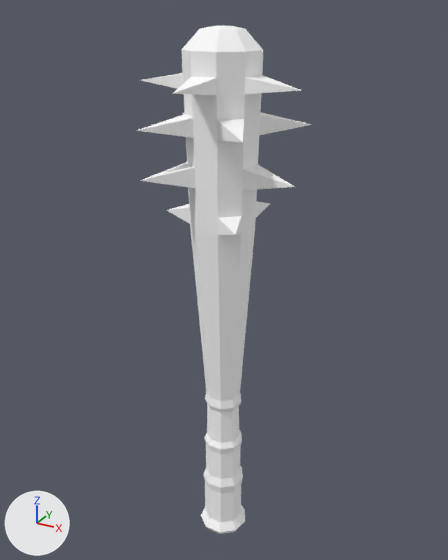
A saved change to the glTF model frontend/assets/models3d/packs/quaternius-fbx/club.glb.
Before and after are seen from a 50 mm camera at (0.92, -1.669, 1.407) aimed at (-0.02, 0.04, 0.552). Arrows for +X, +Y and +Z are at lower left; the lights stay in place. The picture after the commit comes second. Where no turn or scale is listed for an object, it has been applied to the vertices.

Names of what the first picture shows: 'Club'.
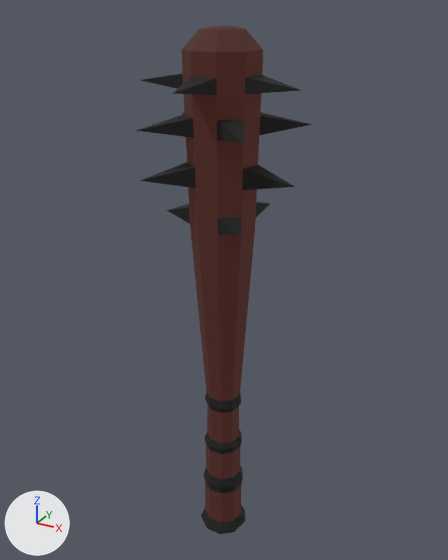
Changed parts and their boxes (x1, y1, x2, y2) in the pictures (448 x 560 px):
```json
{"object": "Club", "change": "recoloured, surface changed", "before": [136, 26, 312, 534], "after": [136, 26, 312, 534], "on screen": "white to dark red"}
```

Scene script edits in JSON lines:
```json
{"op": "set", "path": "mat_material_0.base_color", "old": "(1.0, 1.0, 1.0)", "new": "(0.0336, 0.00749, 0.00502)", "note": "white #ffffff -> dark red #331510"}
{"op": "add", "block": "mat_material_0", "code": "mat_material_0.emission_strength = 1.0"}
{"op": "add", "block": "mat_material_0", "code": "mat_material_0.emission_color = (0.0336, 0.00749, 0.00502)  # dark red #331510"}
{"op": "set", "path": "mat_material_1.base_color", "old": "(1.0, 1.0, 1.0)", "new": "(0.00211, 0.00211, 0.00211)", "note": "white #ffffff -> black #070707"}
```
